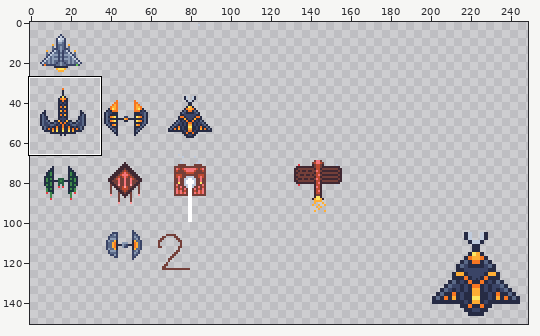
Sprite sheet -- assets/images/spaceships.png. The picture above shows the old version from afar; the outline marks the close-up.
Close-up. First the earlier version:
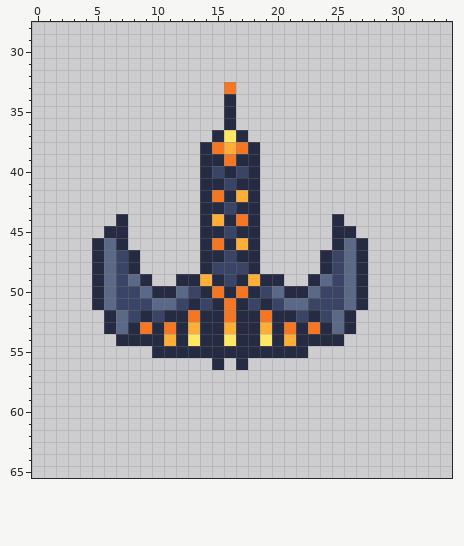
The file is 320x180 pixels. Shown: x 0..34, y 28..65. The wide view leaves out empty margins.
Once edited:
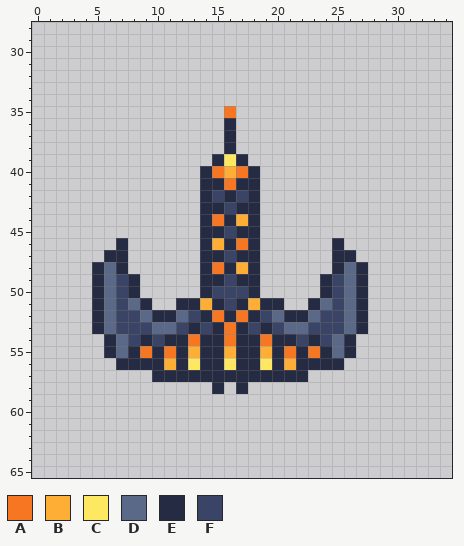
Palette (. is transparent): A #f77622  B #feae34  C #fee761  D #5a6988  E #262b44  F #3a4466
Change:
@@ x 0..34 @@
 32 ...................................
-33 ................A..................
-34 ................E..................
-35 ................E..................
+33 ...................................
+34 ...................................
+35 ................A..................
 36 ................E..................
-37 ...............ECE.................
-38 ..............EABAE................
-39 ..............EEAEE................
-40 ..............EFEFE................
-41 ..............EEFEE................
-42 ..............EAEBE................
+37 ................E..................
+38 ................E..................
+39 ...............ECE.................
+40 ..............EABAE................
+41 ..............EEAEE................
+42 ..............EFEFE................
 43 ..............EEFEE................
-44 .......E......EBEAE......E.........
-45 ......EE......EEFEE......EE........
-46 .....EDE......EAEBE......EDE.......
-47 .....EDFE.....EEFEE.....EFDE.......
-48 .....EDFE.....EFFFE.....EFDE.......
-49 .....EDFDE..EEBEFEBEE..EDFDE.......
-50 .....EDFFDEEDFEAEAEFDEEDFFDE.......
-51 .....EDFFFDDFEFEAEFEFDDFFFDE.......
-52 ......EDFEFEEAEEAEEAEEFEFDE........
-53 ......EDEAEAEBEEBEEBEAEAEDE........
-54 .......EEEEBECEECEECEBEEEE.........
-55 ..........EEEEEEEEEEEEE............
-56 ...............E.E.................
-57 ...................................
-58 ...................................
+44 ..............EAEBE................
+45 ..............EEFEE................
+46 .......E......EBEAE......E.........
+47 ......EE......EEFEE......EE........
+48 .....EDE......EAEBE......EDE.......
+49 .....EDFE.....EEFEE.....EFDE.......
+50 .....EDFE.....EFFFE.....EFDE.......
+51 .....EDFDE..EEBEFEBEE..EDFDE.......
+52 .....EDFFDEEDFEAEAEFDEEDFFDE.......
+53 .....EDFFFDDFEFEAEFEFDDFFFDE.......
+54 ......EDFEFEEAEEAEEAEEFEFDE........
+55 ......EDEAEAEBEEBEEBEAEAEDE........
+56 .......EEEEBECEECEECEBEEEE.........
+57 ..........EEEEEEEEEEEEE............
+58 ...............E.E.................
 59 ...................................
Changed places in both close-ups, as pixel boxes (x1, y1, x2, y2):
changed: (92, 82, 368, 394)
